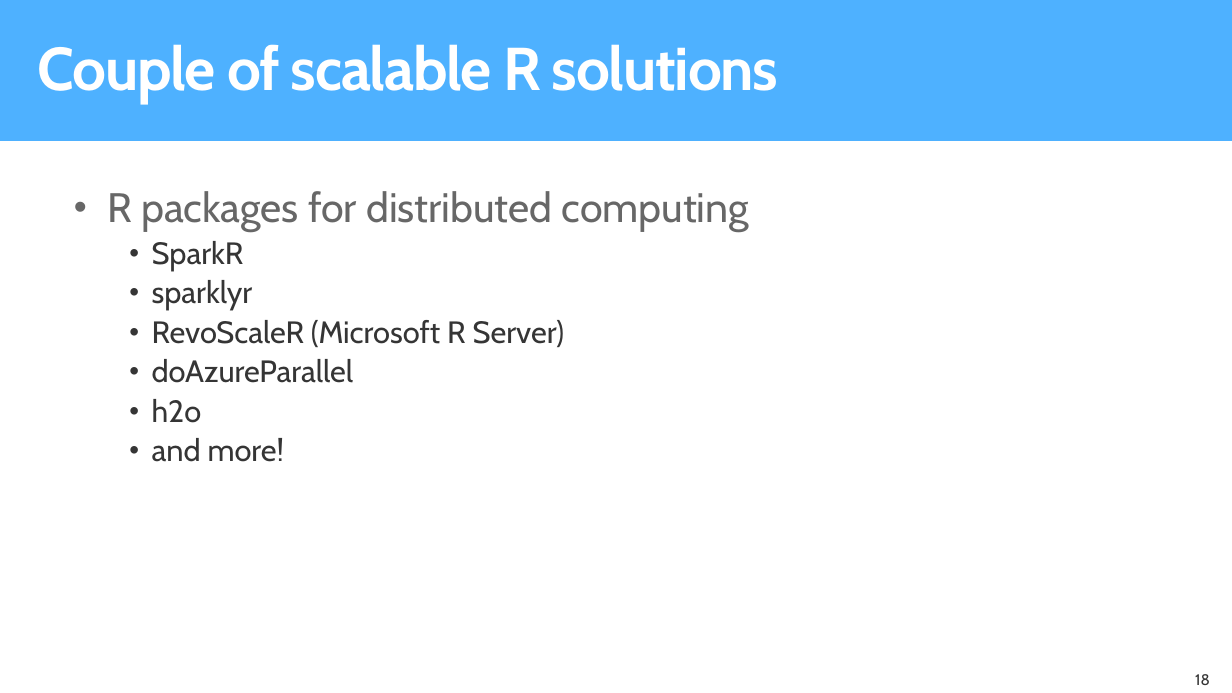
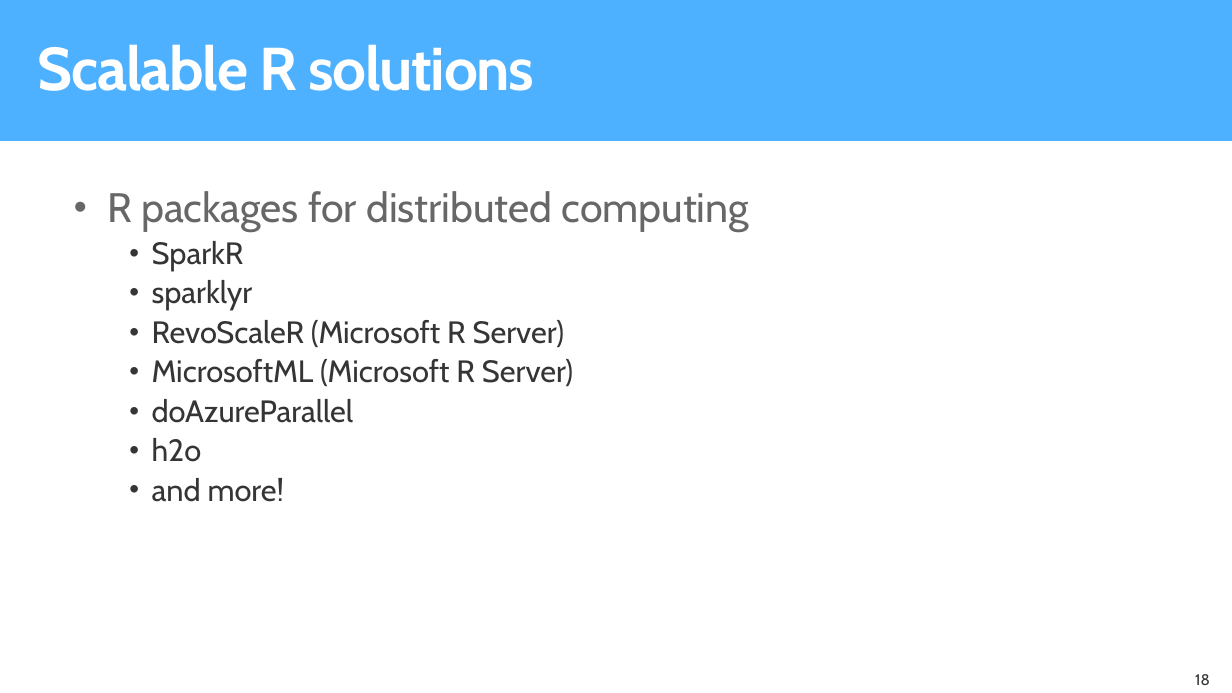
Before and after one commit to microsoft/AI-Immersion-Workshop, a slide deck: slide 18 of R server Tools for scaling R using Azure/docs/ToolsForScalingRUsingAzure.pptx. Drawn at 1232x693 pixels with LibreOffice and Linux fonts; fonts in the diff are those of the drawing; background and template pictures are left out. Boxes give left, top, right and bottom in pixels: in the first picture for what was removed or moved away, otherwise in the second. Text is boxed around its words. In the diff, an @@ line names an element or a change of style, - is before the commit and + after.

```diff
--- a/R server Tools for scaling R using Azure/docs/ToolsForScalingRUsingAzure.pptx
+++ b/R server Tools for scaling R using Azure/docs/ToolsForScalingRUsingAzure.pptx
@@ text at <box>38,44,534,91</box>: text changed @@
-Couple of scalable R solutions
+Scalable R solutions
@@ text at <box>152,359,573,386</box>: paragraph added @@
+    • MicrosoftML (Microsoft R Server)
```
Also in this commit, not shown: 1 other slide changed, 3 other files.
